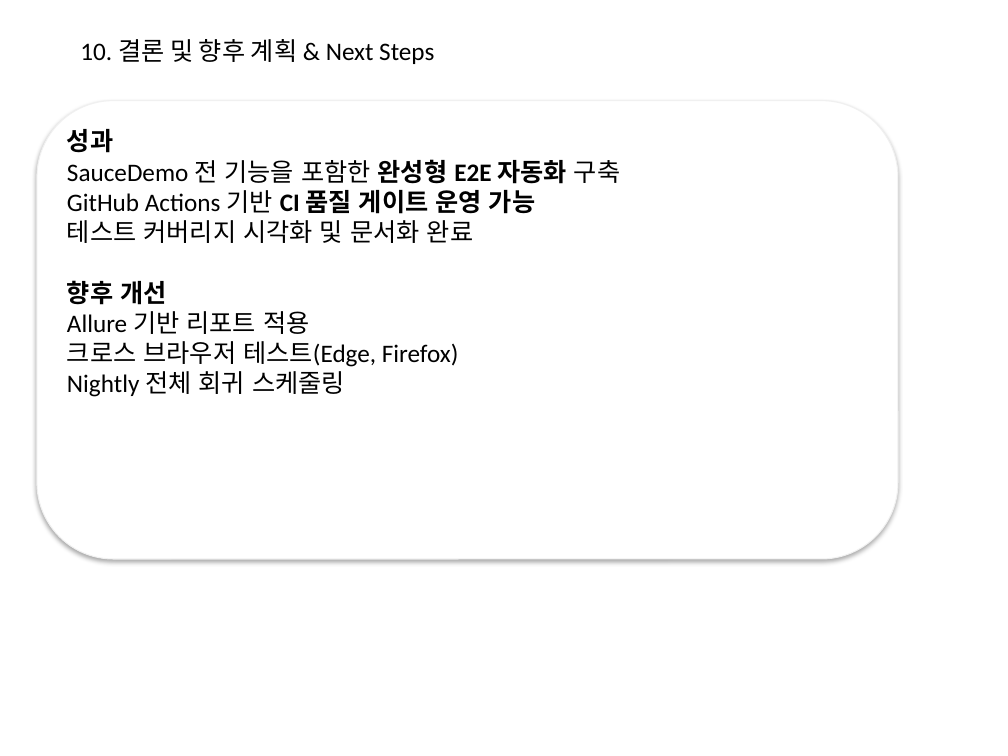
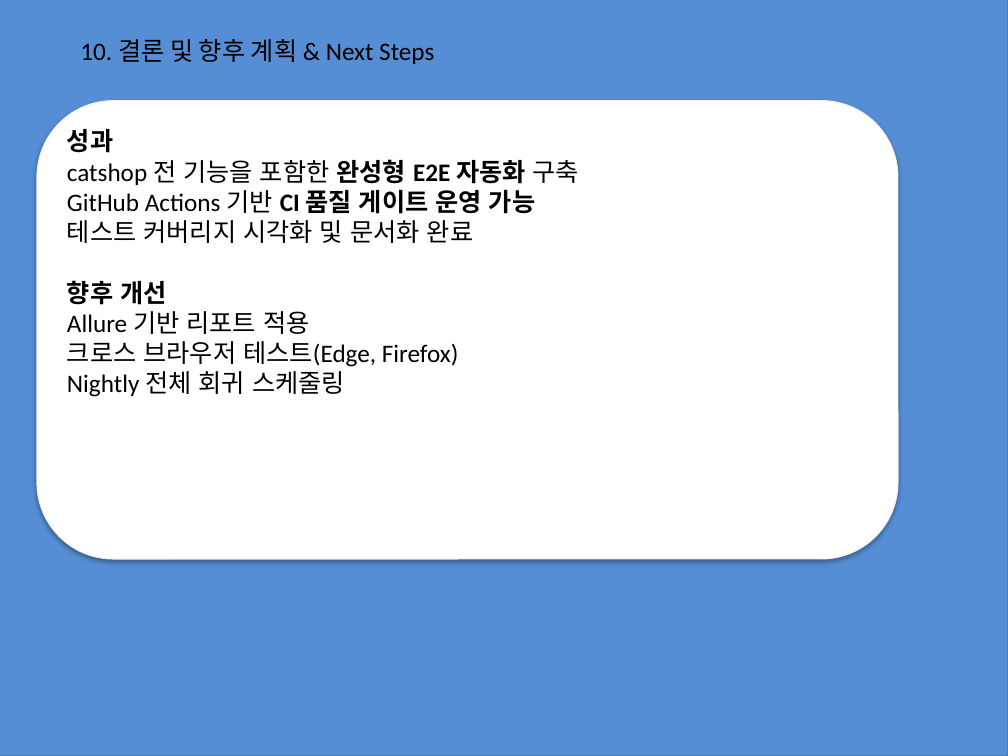
Before and after one commit to jwbaik98/project, a slide deck: slide 24 of 2조 프로젝트 과제(제작중).pptx (slide 25 before the commit). Drawn at 1008x756 pixels with LibreOffice and Linux fonts; fonts in the diff are those of the drawing; background and template pictures are left out. Boxes give left, top, right and bottom in pixels: in the first picture for what was removed or moved away, otherwise in the second. Text is boxed around its words. In the diff, an @@ line names an element or a change of style, - is before the commit and + after.

```diff
--- a/2조 프로젝트 과제(제작중).pptx
+++ b/2조 프로젝트 과제(제작중).pptx
@@ rectangle added at [0, 0, 1008, 756], fill #558ED5, outline #4B7EBC 0.75 pt @@
@@ text at [67, 159, 579, 185]: text changed @@
-SauceDemo 전 기능을 포함한 완성형 E2E 자동화 구축
+catshop 전 기능을 포함한 완성형 E2E 자동화 구축
```
Also in this commit, not shown: 20 other slides changed, 3 slides added, 4 slides removed.
